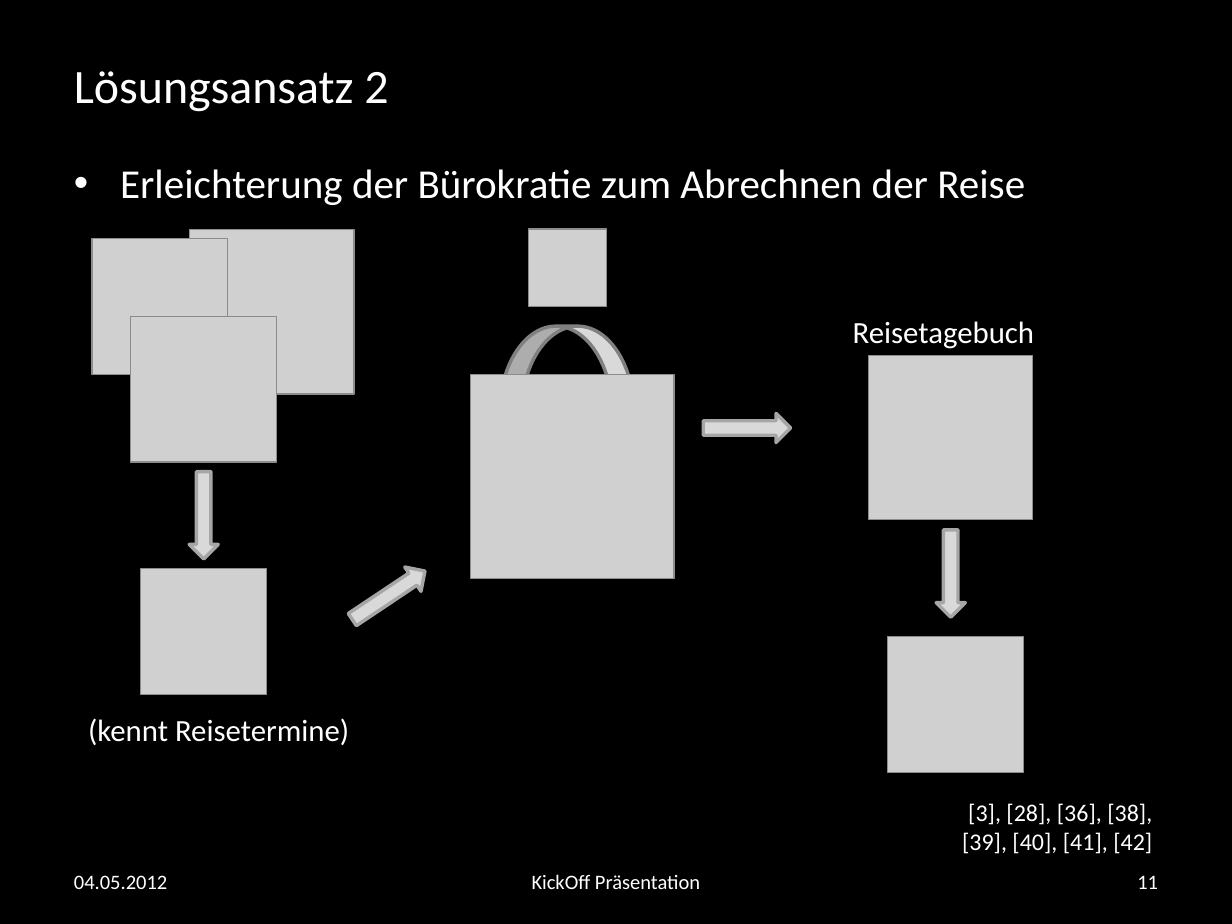
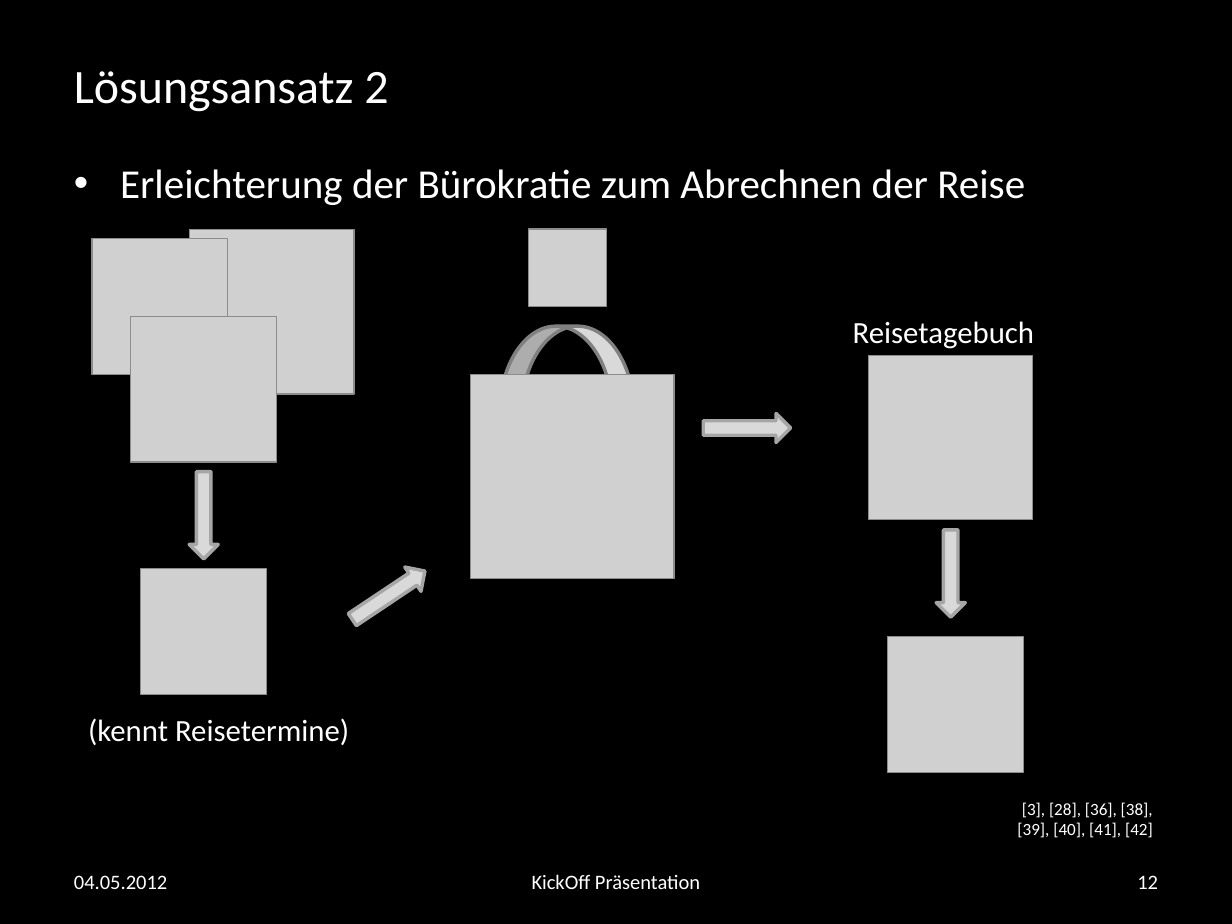
Before and after one commit to andreasnuesslein/swp_kp2_2012_gruppe1, a slide deck: slide 12 of KickOff-Praesentation/vorlage.pptx (slide 11 before the commit). Drawn at 1232x924 pixels with LibreOffice and Linux fonts; fonts in the diff are those of the drawing; grey boxes stand for pictures; background and template pictures are left out. Boxes give left, top, right and bottom in pixels: in the first picture for what was removed or moved away, otherwise in the second. Text is boxed around its words. In the diff, an @@ line names an element or a change of style, - is before the commit and + after.

```diff
--- a/KickOff-Praesentation/vorlage.pptx
+++ b/KickOff-Praesentation/vorlage.pptx
@@ text "[3], [28], [36], [38], [39], ..." at [1017,802,1153,838]: size 14 to 10 pt @@
@@ page number at [1137,875,1158,889]: text changed @@
-11
+12
```
Also in this commit, not shown: 10 other slides changed, 1 slide added, 1 other file.
